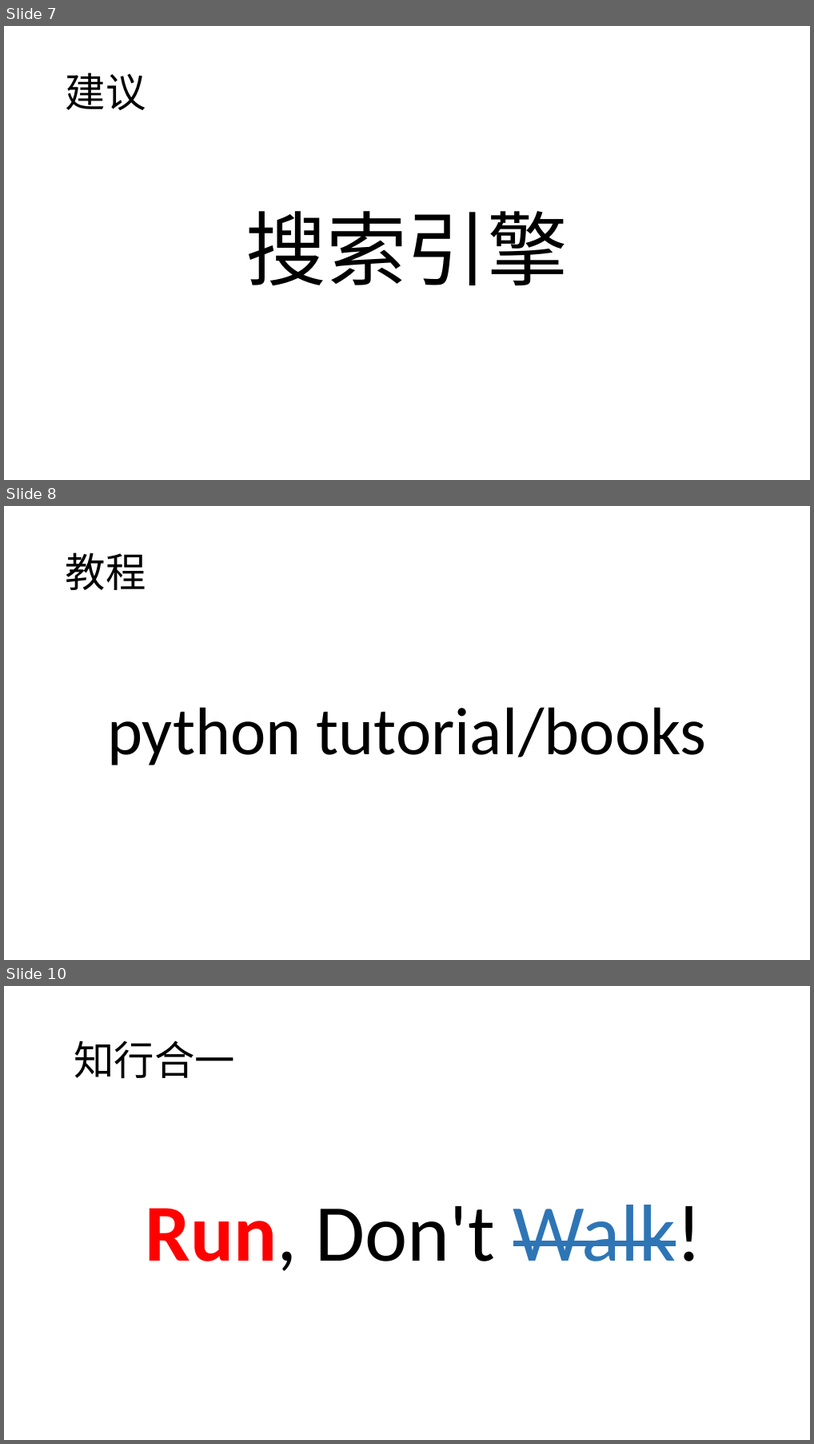
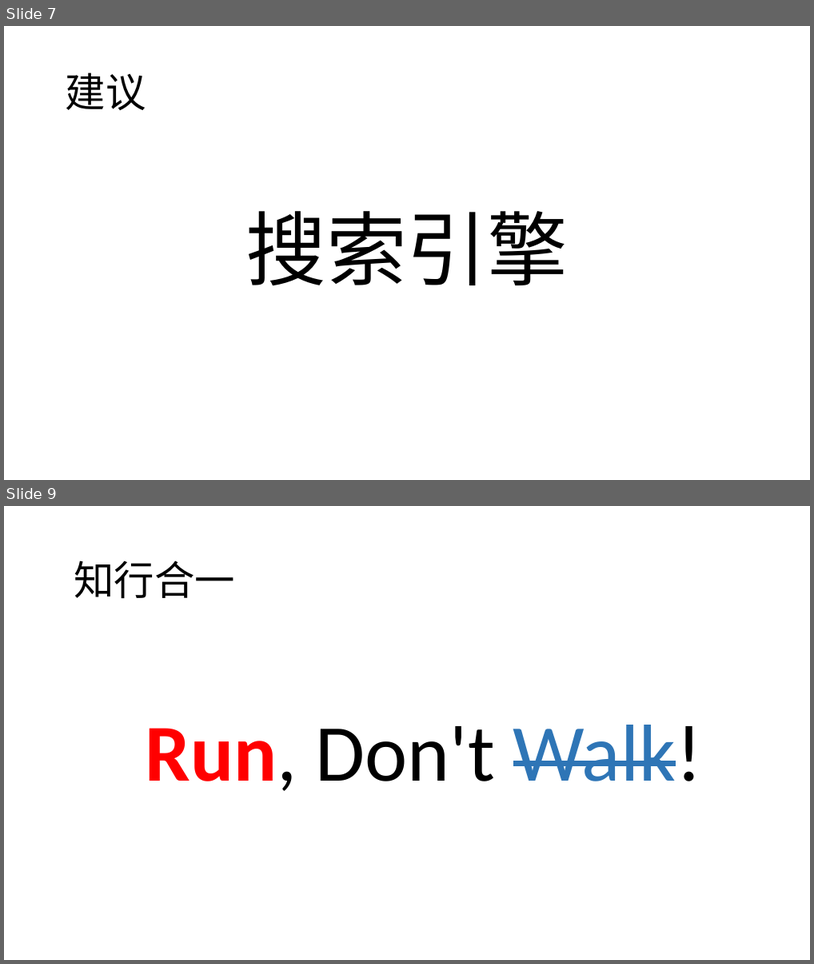
Before and after one commit to Jasper-Li/PythonTutorial, a slide deck: ppt/20分钟入门Python_下_李兴贺_20210619..pptx. Shown one above the other, each under a label of ours: slides 7, 8 and 10 before the commit, slides 7 and 9 after it; the slides between them are not shown. The pictures are 814x1444 and 814x964 pixels, drawn with LibreOffice and Linux fonts; fonts in the diff are those of the drawing. Boxes give left, top, right and bottom in pixels: in the first picture for what was removed or moved away, otherwise in the second. Text is boxed around its words. In the diff, an @@ line names an element or a change of style, - is before the commit and + after.

```diff
--- a/ppt/20分钟入门Python_下_李兴贺_20210619..pptx
+++ b/ppt/20分钟入门Python_下_李兴贺_20210619..pptx
@@ slide 8 removed at <box>4,506,810,960</box>, background #FFFFFF @@
@@ text removed at <box>66,552,146,590</box> @@
-教程
@@ title removed at <box>107,707,707,765</box> @@
-python tutorial/books
@@ what was slide 10 is now slide 9 @@
```
Also in this commit, not shown: 1 slide changed, 4 slides added, 4 other slides removed, 15 other files.
